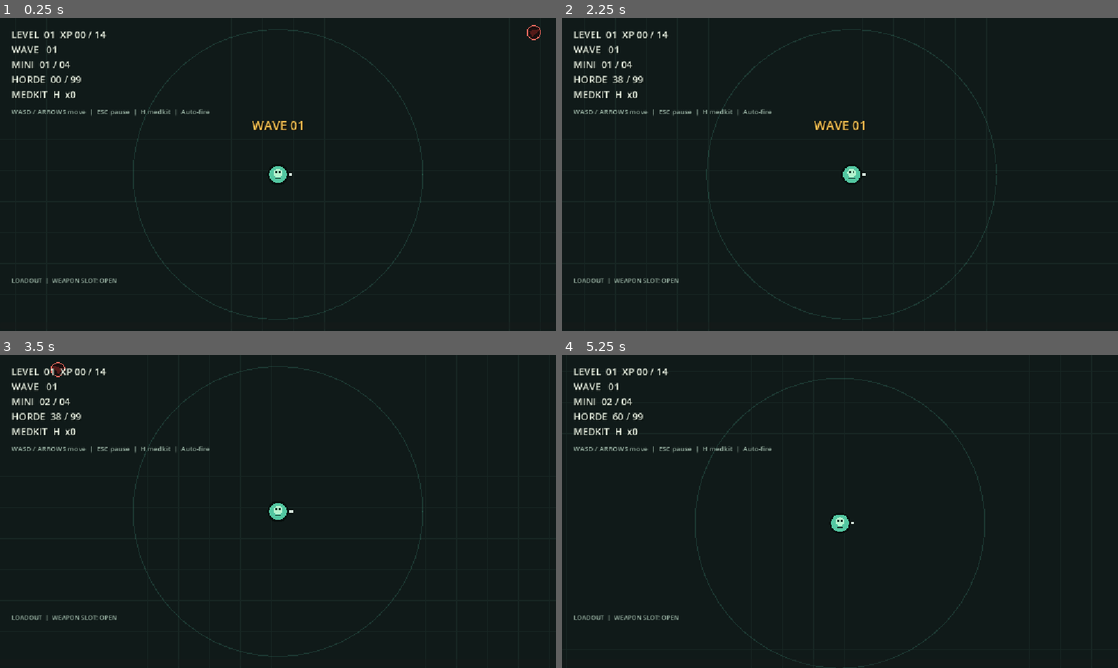
Above: before the commit, frames 1-4 (two rows, left to right).
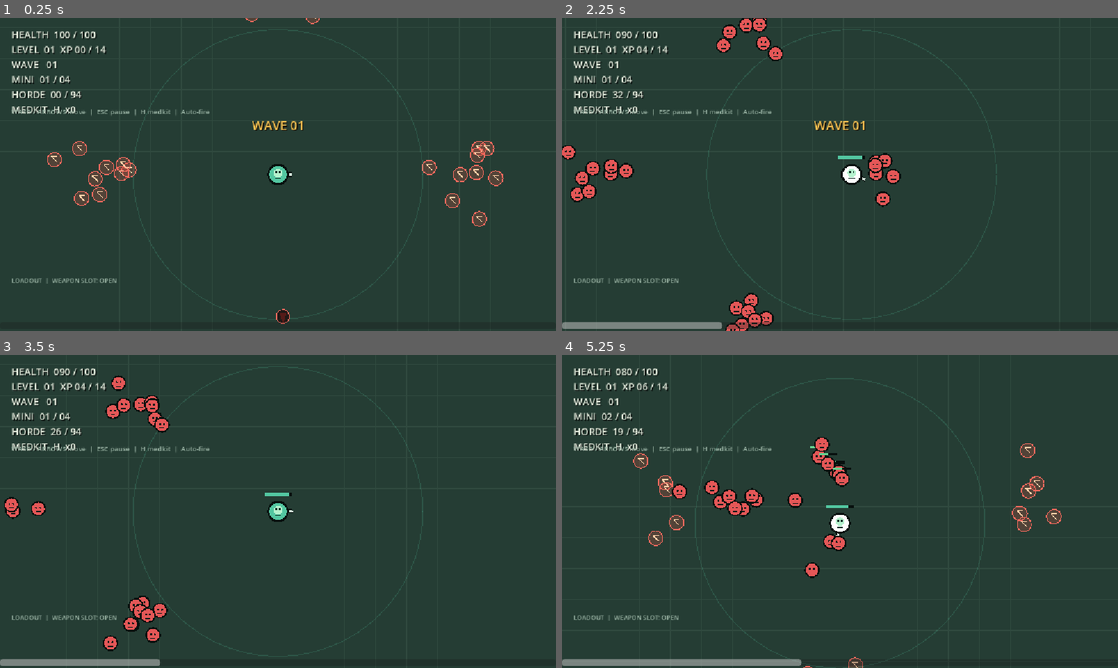
Above: after the commit, the same moments.

Repository: aaaaronn/Tiger-Games
Game: Godot game, scene res://Scenes/main_scene.tscn
Two runs of this game, one before a commit and one after it. Both use one fixed random seed, a clock stepped at 60 frames per second and the inputs below.
Inputs (mouse positions are in pixels of both pictures, inside the frame that each line leads up to):
- Up to frame 1 (0.25 s): no input
- Up to frame 2 (2.25 s): tap Enter at 0.5 s; move the mouse to (962, 158) at 0.52 s; hold D (move_right) 0.53-1.25 s; tap H (use_medkit) at 0.6, 2.1 s; click (962, 158) at 0.67 s; drag from (728, 190) to (856, 174) at 1.27 s; move the mouse to (895, 105) at 2.02 s; hold D (move_right) from 2.03 s (still down)
- Up to frame 3 (3.5 s): release D (move_right) at 2.75 s; drag from (250, 574) to (111, 464) at 2.77 s
- Up to frame 4 (5.25 s): move the mouse to (1006, 558) at 3.52 s; hold A (move_left) 3.53-4.25 s; tap H (use_medkit) at 3.6, 5.1 s; drag from (673, 464) to (823, 511) at 4.27 s; move the mouse to (867, 511) at 5.02 s; hold S (move_down) from 5.03 s (still down); click (867, 511) at 5.17 s

The runs differ from the first frame. In frame 1, 94% of the frame differs, in the area x 0-100%, y 0-100%; in frame 2, 93%; in frame 3, 94%; in frame 4, 95%.

Commit message:
i wrote changes in the notebook

Diff:
--- a/Scripts/bullet.gd
+++ b/Scripts/bullet.gd
@@ -5,20 +5,26 @@
 var lifetime := 1.3
 var damage := 1
 var pierce := 0
+var inherited_velocity := Vector2.ZERO
 var hit_enemies: Array[Node] = []
 
 func _ready() -> void:
-	z_index = 3
+	z_index = 1
 	queue_redraw()
 
 func _process(delta: float) -> void:
-	position += direction * speed * delta
+	var previous_position := global_position
+	global_position += (direction * speed + inherited_velocity) * delta
+	var arena: Rect2 = get_parent().arena_rect
+	if not arena.has_point(global_position):
+		queue_free()
+		return
 	lifetime -= delta
 	if lifetime <= 0.0:
 		queue_free()
 		return
 	for enemy in get_tree().get_nodes_in_group("enemies"):
-		if is_instance_valid(enemy) and not hit_enemies.has(enemy) and position.distance_to(enemy.position) < 18.0:
+		if is_instance_valid(enemy) and not hit_enemies.has(enemy) and Geometry2D.get_closest_point_to_segment(enemy.global_position, previous_position, global_position).distance_to(enemy.global_position) < 18.0:
 			hit_enemies.append(enemy)
 			enemy.take_damage(damage)
 			if pierce <= 0:
--- a/Scripts/enemy.gd
+++ b/Scripts/enemy.gd
@@ -3,6 +3,8 @@
 signal died(enemy: Node2D)
 
 const DASH_DURATION := 0.35
+const EXPLOSION_RADIUS := 145.0
+const ExplosionEffect = preload("res://Scripts/explosion_effect.gd")
 
 var target: Node2D
 var kind := "walker"
@@ -74,11 +76,31 @@
 	var distance_to_target := global_position.distance_to(target.global_position)
 	if kind == "charger" and dash_hit_player and distance_to_target >= collision_radius() + 18.0:
 		dash_hit_player = false
+	if kind == "exploder" and distance_to_target < collision_radius() + 20.0:
+		detonate()
+		return
 	if distance_to_target < collision_radius() + 18.0 and kind != "spitter" and not (kind == "charger" and dash_hit_player):
 		target.take_damage(int(float(damage) * damage_multiplier))
 		queue_free()
 	buff_clock -= delta
 	queue_redraw()
+
+func detonate() -> void:
+	if has_died:
+		return
+	has_died = true
+	var effect = ExplosionEffect.new()
+	effect.max_radius = EXPLOSION_RADIUS
+	get_parent().add_child(effect)
+	effect.global_position = global_position
+	var explosion_damage := damage
+	if is_instance_valid(target) and global_position.distance_to(target.global_position) <= EXPLOSION_RADIUS:
+		target.take_damage(explosion_damage)
+	for other in get_tree().get_nodes_in_group("enemies"):
+		if other != self and is_instance_valid(other) and global_position.distance_to(other.global_position) <= EXPLOSION_RADIUS:
+			other.take_damage(explosion_damage)
+	died.emit(self)
+	queue_free()
 
 func process_charger_dash(delta: float) -> bool:
 	if dash_timer > 0.0:
@@ -151,8 +173,11 @@
 	health -= amount
 	hit_flash = 0.1
 	if health <= 0:
-		has_died = true
-		died.emit(self)
+		if kind == "exploder":
+			detonate()
+		else:
+			has_died = true
+			died.emit(self)
 	queue_redraw()
 
 func fire_spit() -> void:
@@ -220,6 +245,9 @@
 	elif kind == "charger":
 		body_color = Color("e86a4f")
 		radius = 14.0
+	elif kind == "exploder":
+		body_color = Color("e8793f")
+		radius = 15.0
 	elif kind == "brute":
 		body_color = Color("a94f75")
 		radius = 19.0
@@ -246,6 +274,9 @@
 		draw_rect(Rect2(-bar_width / 2.0, -radius - 10.0, bar_width * clamp(float(health) / float(max_health), 0.0, 1.0), 5.0), Color("68d391"))
 	draw_circle(Vector2.ZERO, radius + 3.0, Color("08100e"))
 	draw_circle(Vector2.ZERO, radius, body_color)
+	if kind == "exploder":
+		draw_arc(Vector2.ZERO, radius + 6.0, 0.0, TAU, 24, Color("ffd166"), 2.0)
+		draw_circle(Vector2.ZERO, 4.0, Color("ffcf5c"))
 	if kind == "boss" or kind == "mini_boss":
 		draw_circle(Vector2(-9, -5), 4.0, Color("f6c453"))
 		draw_circle(Vector2(9, -5), 4.0, Color("f6c453"))
--- a/Scripts/enemy_projectile.gd
+++ b/Scripts/enemy_projectile.gd
@@ -2,23 +2,38 @@
 
 var direction := Vector2.RIGHT
 var speed := 155.0
+var max_speed := 430.0
+var acceleration_radius := 360.0
 var damage := 10
 var lifetime := 4.0
 
 func _ready() -> void:
-	z_index = 3
+	z_index = 1
 	queue_redraw()
 
 func _process(delta: float) -> void:
 	if get_parent().game_over or get_parent().in_shop:
 		return
-	position += direction * speed * delta
+	var player: Node2D = get_parent().player
+	if not is_instance_valid(player):
+		queue_free()
+		return
+	var to_player := global_position.direction_to(player.global_position)
+	direction = direction.lerp(to_player, minf(1.0, delta * 2.5)).normalized()
+	var distance_to_player := global_position.distance_to(player.global_position)
+	var proximity := 1.0 - clampf(distance_to_player / acceleration_radius, 0.0, 1.0)
+	var current_speed := lerpf(speed, max_speed, proximity)
+	var previous_position := global_position
+	global_position += direction * current_speed * delta
+	var arena: Rect2 = get_parent().arena_rect
+	if not arena.has_point(global_position):
+		queue_free()
+		return
 	lifetime -= delta
 	if lifetime <= 0.0:
 		queue_free()
 		return
-	var player: Node2D = get_parent().player
-	if is_instance_valid(player) and position.distance_to(player.position) < 20.0:
+	if Geometry2D.get_closest_point_to_segment(player.global_position, previous_position, global_position).distance_to(player.global_position) < 20.0:
 		player.take_damage(damage)
 		queue_free()
 	queue_redraw()
--- /dev/null
+++ b/Scripts/explosion_effect.gd
@@ -0,0 +1,23 @@
+extends Node2D
+
+var max_radius := 145.0
+var duration := 0.32
+var elapsed := 0.0
+
+func _ready() -> void:
+	z_index = 4
+
+func _process(delta: float) -> void:
+	elapsed += delta
+	if elapsed >= duration:
+		queue_free()
+		return
+	queue_redraw()
+
+func _draw() -> void:
+	var progress := clampf(elapsed / duration, 0.0, 1.0)
+	var radius := max_radius * progress
+	var alpha := 1.0 - progress
+	draw_circle(Vector2.ZERO, radius, Color(1.0, 0.48, 0.12, alpha * 0.25))
+	draw_arc(Vector2.ZERO, radius, 0.0, TAU, 40, Color(1.0, 0.82, 0.34, alpha), 8.0 * alpha)
+	draw_arc(Vector2.ZERO, radius * 0.68, 0.0, TAU, 32, Color(1.0, 0.32, 0.12, alpha * 0.8), 4.0 * alpha)
--- a/Scripts/game.gd
+++ b/Scripts/game.gd
@@ -9,6 +9,10 @@
 const LOADOUT_SLOT_HEIGHT := 62.0
 const LOADOUT_V_SEPARATION := 6.0
 const LOADOUT_BOTTOM_MARGIN := 30.0
+const ENEMY_SPEED_MULTIPLIER := 1.4
+const CLUMP_INTERVAL := 3.2
+const SPAWN_RING_MIN := 340.0
+const SPAWN_RING_MAX := 440.0
 
 var player: CharacterBody2D
 var wave := 1
@@ -112,7 +116,7 @@
 		spawn_horde_at_positions(pending_spawn_amount, pending_spawn_positions)
 		pending_spawn_amount = 0
 		pending_spawn_positions.clear()
-		spawn_clock = max(1.0, 1.9 - wave * 0.02) if clumps_remaining > 0 else 0.0
+		spawn_clock = CLUMP_INTERVAL if clumps_remaining > 0 else 0.0
 	if spawn_clock <= 0.0:
 		if clumps_remaining > 0:
 			queue_mini_wave()
@@ -130,8 +134,7 @@
 			wave_banner.text = "WAVE %02d" % wave
 	else:
 		wave_banner.text = ""
-	var alive_enemies := get_tree().get_nodes_in_group("enemies").size()
-	stats.text = "LEVEL  %02d  XP %02d / %02d\nWAVE   %02d\nMINI  %02d / %02d\nHORDE  %02d / %02d\nMEDKIT  H  x%d" % [level, experience, experience_to_next, wave, mini_wave_index, mini_wave_total, alive_enemies, enemies_planned, medkit_count]
+	update_stats_display()
 	xp_bar.max_value = experience_to_next
 	xp_bar.value = experience
 	queue_redraw()
@@ -169,8 +172,8 @@
 
 func mini_wave_size(index: int) -> int:
 	if index == 0:
-		return mini(32 + wave * 6, 80)
-	return mini(14 + wave * 3 + (index % 2) * 5, 42)
+		return mini(30 + wave * 5, 70)
+	return mini(14 + wave * 3 + (index % 2) * 4, 40)
 
 func spawn_mini_wave() -> void:
 	if mini_wave_index == 0 and (is_boss_wave() or is_mini_boss_wave()):
@@ -184,8 +187,7 @@
 	var amount := mini_wave_size(mini_wave_index)
 	pending_spawn_amount = amount
 	pending_spawn_positions.clear()
-	for index in amount:
-		pending_spawn_positions.append(random_spawn_position())
+	pending_spawn_positions = clumped_spawn_positions(amount)
 	spawn_markers.append({"positions": pending_spawn_positions.duplicate(), "time": 1.25})
 	spawn_clock = 1.25
 	mini_wave_index += 1
@@ -289,6 +291,7 @@
 	if bought_this_shop.has(option.kind) or (is_weapon_kind(option.kind) and not can_add_weapon(option.kind)):
 		return
 	apply_shop_option(option.kind)
+	update_stats_display()
 	owned_kinds[option.kind] = option
 	owned_counts[option.kind] = int(owned_counts.get(option.kind, 0)) + 1
 	bought_this_shop[option.kind] = true
@@ -355,8 +358,27 @@
 
 func spawn_horde(amount: int = -1) -> void:
 	var horde_size := amount if amount > 0 else mini(24 + wave * 5, 80)
+	var positions := clumped_spawn_positions(horde_size)
 	for index in horde_size:
-		spawn_enemy(index, horde_size, random_spawn_position())
+		spawn_enemy(index, horde_size, positions[index])
+
+func clumped_spawn_positions(amount: int) -> Array[Vector2]:
+	var positions: Array[Vector2] = []
+	var cluster_count := mini(6, maxi(4, ceili(float(amount) / 12.0)))
+	var cluster_step := TAU / float(cluster_count)
+	for index in amount:
+		var cluster_index := index % cluster_count
+		var cluster_angle := cluster_step * float(cluster_index) + randf_range(-0.16, 0.16)
+		var radius := randf_range(SPAWN_RING_MIN, SPAWN_RING_MAX)
+		var tangent_offset := randf_range(-58.0, 58.0)
+		var radial_offset := randf_range(-42.0, 42.0)
+		var radial_direction := Vector2.from_angle(cluster_angle)
+		var spawn_position := player.global_position + radial_direction * (radius + radial_offset)
+		spawn_position += radial_direction.rotated(PI / 2.0) * tangent_offset
+		spawn_position.x = clamp(spawn_position.x, arena_rect.position.x + 25.0, arena_rect.end.x - 25.0)
+		spawn_position.y = clamp(spawn_position.y, arena_rect.position.y + 25.0, arena_rect.end.y - 25.0)
+		positions.append(spawn_position)
+	return positions
 
 func spawn_enemy(_index: int = 0, _horde_size: int = 1, spawn_position: Vector2 = Vector2.ZERO) -> void:
 	var enemy := Enemy.new()
@@ -375,6 +397,11 @@
 			enemy.speed = 76.0 + wave * 2.0
 			enemy.damage = 18 + wave
 			enemy.score_value = 28
+		"exploder":
+			enemy.max_health = 18 + wave * 4
+			enemy.speed = 32.0 + wave * 1.0
+			enemy.damage = 22 + wave * 2
+			enemy.score_value = 24
 		"dart":
 			enemy.max_health = 1 + floori(float(wave) / 10.0)
 			enemy.speed = 178.0 + wave * 3.5 + randf_range(-14.0, 14.0)
@@ -405,6 +432,7 @@
 			enemy.speed = 68.0 + wave * 2.5 + randf_range(-10.0, 10.0)
 			enemy.damage = 10 + floori(float(wave) / 3.0)
 			enemy.score_value = 10
+	enemy.speed *= ENEMY_SPEED_MULTIPLIER
 	enemy.health = enemy.max_health
 	enemy.level = max(1, 1 + floori(float(wave - 1) / 5.0))
 	enemy.xp_value = 1 if kind == "dart" else 1 + enemy.level + (2 if kind == "brute" or kind == "boss" else 0)
@@ -418,7 +446,7 @@
 	boss.kind = "boss" if is_big else "mini_boss"
 	boss.max_health = (100 + wave * 24) if is_big else (60 + wave * 12)
 	boss.health = boss.max_health
-	boss.speed = (38.0 + wave * 0.8) if is_big else (54.0 + wave * 1.2)
+	boss.speed = ((38.0 + wave * 0.8) if is_big else (54.0 + wave * 1.2)) * ENEMY_SPEED_MULTIPLIER
 	boss.damage = (28 + wave * 2) if is_big else (20 + wave)
 	boss.score_value = (250 + wave * 10) if is_big else (100 + wave * 5)
 	boss.level = max(1, 1 + floori(float(wave - 1) / 5.0))
@@ -437,6 +465,8 @@
 	var roll := randf()
 	if wave >= 8 and roll > 0.96:
 		return "swarmling"
+	if wave >= 6 and roll > 0.91 and roll <= 0.96:
+		return "exploder"
 	if wave >= 3 and roll > 0.9:
 		return "charger"
 	if wave >= 2 and roll < min(0.14 + wave * 0.018, 0.3):
@@ -450,16 +480,11 @@
 	return "walker"
 
 func random_spawn_position(_angle: float = -1.0) -> Vector2:
-	var edge := randi() % 4
-	match edge:
-		0:
-			return Vector2(randf_range(arena_rect.position.x, arena_rect.end.x), arena_rect.position.y + 18.0)
-		1:
-			return Vector2(arena_rect.end.x - 18.0, randf_range(arena_rect.position.y, arena_rect.end.y))
-		2:
-			return Vector2(randf_range(arena_rect.position.x, arena_rect.end.x), arena_rect.end.y - 18.0)
-		_:
-			return Vector2(arena_rect.position.x + 18.0, randf_range(arena_rect.position.y, arena_rect.end.y))
+	var angle := _angle if _angle >= 0.0 else randf() * TAU
+	var spawn_position := player.global_position + Vector2.from_angle(angle) * randf_range(SPAWN_RING_MIN, SPAWN_RING_MAX)
+	spawn_position.x = clamp(spawn_position.x, arena_rect.position.x + 25.0, arena_rect.end.x - 25.0)
+	spawn_position.y = clamp(spawn_position.y, arena_rect.position.y + 25.0, arena_rect.end.y - 25.0)
+	return spawn_position
 
 func fire_at(target: Node2D) -> void:
 	if not is_instance_valid(target) or player.global_position.distance_to(target.global_position) > player.max_attack_range:
@@ -475,6 +500,7 @@
 	for shot_index in spread_count:
 		var bullet := Bullet.new()
 		bullet.position = player.position
+		bullet.inherited_velocity = player.velocity * 0.8
 		var spread := 0.0
 		if player.weapon_type == "scatter":
 			spread = float(shot_index - 1) * 0.2
@@ -499,7 +525,7 @@
 	var pickup := XpPickup.new()
 	pickup.position = drop_position
 	pickup.value = value
-	pickup.is_medkit = randf() < 0.02
+	pickup.is_medkit = randf() < 0.005
 	pickup.target = player
 	add_child(pickup)
 
@@ -533,12 +559,17 @@
 	if game_over:
 		return
 	game_over = true
+	update_stats_display()
 	wave_banner.text = "OVERRUN"
 	restart_button.visible = true
 	shop_panel.visible = false
 
 func restart_game() -> void:
 	get_tree().reload_current_scene()
+
+func update_stats_display() -> void:
+	var alive_enemies := get_tree().get_nodes_in_group("enemies").size()
+	stats.text = "HEALTH  %03d / %03d\nLEVEL  %02d  XP %02d / %02d\nWAVE   %02d\nMINI  %02d / %02d\nHORDE  %02d / %02d\nMEDKIT  H  x%d" % [player.health, player.max_health, level, experience, experience_to_next, wave, mini_wave_index, mini_wave_total, alive_enemies, enemies_planned, medkit_count]
 
 func update_owned_icons() -> void:
 	if not is_instance_valid(owned_items_bar):
@@ -598,13 +629,13 @@
 	owned_items_bar.add_child(slot)
 
 func _draw() -> void:
-	# A simple patterned floor keeps the arena readable while the camera follows the player.
-	draw_rect(Rect2(-2400, -1800, 4800, 3600), Color("101a19"))
-	for x in range(-2400, 2401, 64):
-		draw_line(Vector2(x, -1800), Vector2(x, 1800), Color("172623"), 1.0)
-	for y in range(-1800, 1801, 64):
-		draw_line(Vector2(-2400, y), Vector2(2400, y), Color("172623"), 1.0)
-	draw_rect(arena_rect, Color("4f806d"), false, 4.0)
+	draw_rect(Rect2(-3000, -2400, 6000, 4800), Color("070b0a"))
+	draw_rect(arena_rect, Color("253d34"))
+	for x in range(-1800, 1801, 64):
+		draw_line(Vector2(x, -1200), Vector2(x, 1200), Color("304a3f"), 1.0)
+	for y in range(-1200, 1201, 64):
+		draw_line(Vector2(-1800, y), Vector2(1800, y), Color("304a3f"), 1.0)
+	draw_rect(arena_rect, Color("7dad8e"), false, 4.0)
 	for marker in spawn_markers:
 		for spawn_position in marker.positions:
 			draw_circle(spawn_position, 15.0, Color(0.94, 0.34, 0.28, 0.22))
Not shown, added: Scripts/explosion_effect.gd.uid
